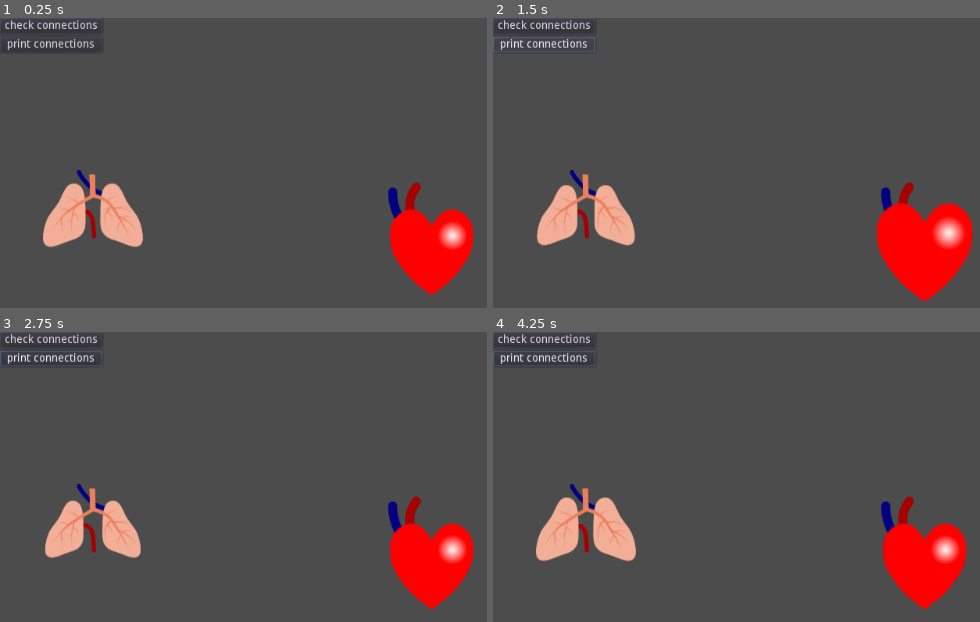
Above: before the commit, frames 1-4 (two rows, left to right).
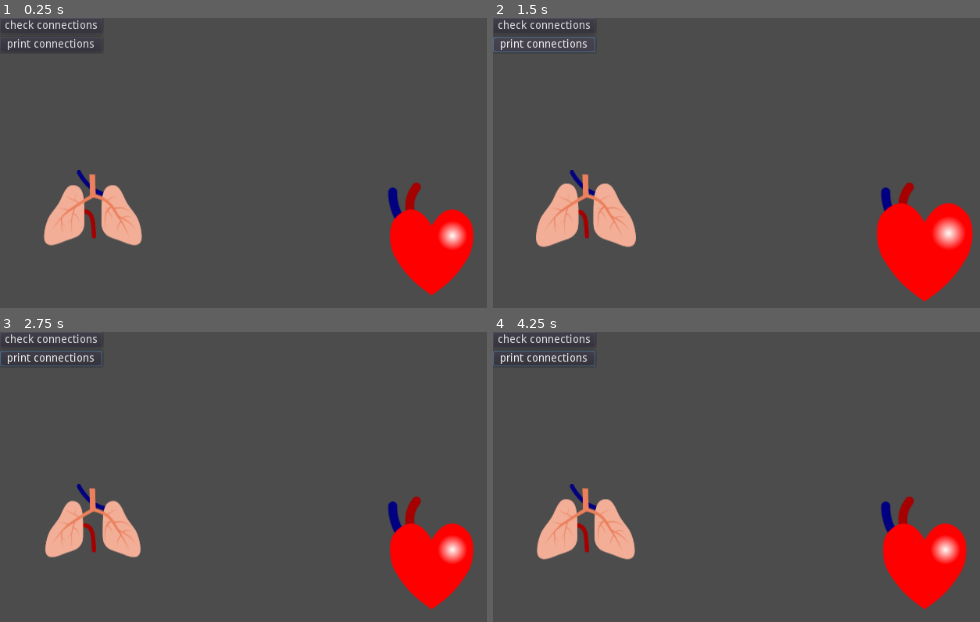
Above: after the commit, the same moments.

Repository: MathijsKeunen/Body-Builder
Game: Godot game, scene res://Main.tscn
Same seed, same stepped clock (60 frames per second), same inputs: the game is played once before the commit and once after it. The project has no main scene, so this scene is started directly.
Inputs (mouse positions are in pixels of both pictures, inside the frame that each line leads up to):
- Up to frame 1 (0.25 s): no input
- Up to frame 2 (1.5 s): click "check connections" at 0.5 s; click "print connections" at 1.25 s
- Up to frame 3 (2.75 s): move the mouse to (outside the picture) at 2.02 s; click (outside the picture) at 2.17 s
- Up to frame 4 (4.25 s): move the mouse to (731, 590) at 2.77 s; click (731, 590) at 2.92 s; move the mouse to (975, 462) at 3.52 s; click (975, 462) at 3.67 s

The runs differ from the first frame. In frame 1, 0.5% of the frame differs, in the area x 8-30%, y 56-79%; in frame 2, 0.5%; in frame 3, 0.1%; in frame 4, 0.5%.

Commit message:
added functionality to remove veins

Diff:
--- a/Main.tscn
+++ b/Main.tscn
@@ -77,6 +77,6 @@
 [node name="Organ" parent="Organ" index="0"]
 frames = SubResource( 11 )
 animation = "default"
-frame = 5
+frame = 6
 
 [editable path="Organ"]
--- a/VeinController.gd
+++ b/VeinController.gd
@@ -2,13 +2,15 @@
 class_name VeinController
 
 const snap_distance = pow(15, 2)
-const MIN_LENGTH = 5
+const MIN_LENGTH = 10
 
 export (int) var net_number = 0
 
-var active_vein: Line2D
+var active_vein: Vein
 var current_index: int
-var astar_index: int
+
+onready var cut_line := $cut_line
+
 var organ_connections: Dictionary
 
 var vein_scene = preload("res://Vein.tscn")
@@ -22,34 +24,40 @@
 		var p = _add_point(point)
 		organ_connections[p] = organ
 		organ.set_astar_index(net_number, p)
-#	for vein in get_children():
-#		if vein is Line2D:
-#			var a := _add_point(vein.points[0])
-#			var b := _add_point(vein.points[-1])
-#			astar.connect_points(a, b)
-#			vein.start_index = a
-#			vein.end_index = b
 
 
 func _unhandled_input(event: InputEvent):
 	if event is InputEventMouseButton:
-		if event.pressed:
-			var result = _get_closest_point(event.global_position)
-			var connection = result[0]
-			if connection is Organ:
-				var p = connection.get_astar_index(net_number)
-				var point = astar.get_point_position(p)
-				active_vein = _new_vein(point, p)
-				current_index = -1
+		active_vein = null
+		if event.button_index == BUTTON_LEFT:
+			if event.pressed:
+				var result = _get_closest_point(event.global_position)
+				var connection = result[0]
+				if connection is Organ:
+					var p = connection.get_astar_index(net_number)
+					var point = astar.get_point_position(p)
+					active_vein = _new_vein(point, p)
+					current_index = -1
+				else:
+					active_vein = connection
+					current_index = result[1]
+
+#			else:
+#				active_vein = null
+
+		elif event.button_index == BUTTON_RIGHT:
+			if event.pressed:
+				cut_line.add_point(event.global_position)
 			else:
-				active_vein = connection
-				current_index = result[1]
-
-		else:
-			active_vein = null
-
-	elif event is InputEventMouseMotion and event.pressure > 0:
-		if active_vein:
+				_cut_veins(cut_line)
+				cut_line.clear_points()
+
+	elif event is InputEventMouseMotion:
+		if event.button_mask == BUTTON_MASK_RIGHT:
+			var mouse_position = event.global_position
+			if cut_line.points[-1].distance_squared_to(mouse_position) > snap_distance:
+				cut_line.add_point(mouse_position)
+		elif event.button_mask == BUTTON_MASK_LEFT and active_vein:
 			# New vein started in the middle of another vein
 			if current_index > 0:
 				# Split the other vein in two smaller veins
@@ -106,7 +114,7 @@
 					astar.set_point_position(p, new_position)
 
 
-func _get_closest_point(point: Vector2) -> Array:
+func _get_closest_point(point: Vector2, with_endpoints:=true) -> Array:
 	"""
 	Finds a point in an existing vein that is within the snap_distance from the
 	given point. If there is no such point, returns [null, -1].
@@ -118,18 +126,20 @@
 	given point, returns a point of the first vein in get_children().
 	The return value is a list with the vein and the index of the found point.
 	"""
-	for p in organ_connections.keys():
-		var connection = astar.get_point_position(p)
-		if connection.distance_squared_to(point) < snap_distance:
-			return [organ_connections[p], -1]
+	if with_endpoints:
+		for p in organ_connections.keys():
+			var connection = astar.get_point_position(p)
+			if connection.distance_squared_to(point) < snap_distance:
+				return [organ_connections[p], -1]
 	for vein in self.get_children():
-		if vein is Line2D:
+		if vein is Vein:
 			var points: PoolVector2Array = vein.get_points()
-			# Check endpoints
-			if points[0].distance_squared_to(point) < snap_distance:
-				return [vein, 0]
-			if points[-1].distance_squared_to(point) < snap_distance:
-				return [vein, -1]
+			if with_endpoints:
+				# Check endpoints
+				if points[0].distance_squared_to(point) < snap_distance:
+					return [vein, 0]
+				if points[-1].distance_squared_to(point) < snap_distance:
+					return [vein,-1]
 
 			# Check non-endpoints
 			var best_point_index = -1
@@ -145,7 +155,7 @@
 	return [null, -1]
 
 
-func _endable(old: Line2D, old_index: int, new: Line2D, new_index: int) -> bool:
+func _endable(old: Line2D, old_index: int, new: Vein, new_index: int) -> bool:
 	if not old:
 		return false
 	if old_index > 0:
@@ -158,7 +168,7 @@
 	return new.points.size() >= MIN_LENGTH
 
 
-func _split_vein(vein: Line2D, p: int) -> Array:
+func _split_vein(vein: Vein, p: int) -> Array:
 	"""
 	Splits the given vein in two at position p. The two new veins both contain
 	the point at index p.
@@ -173,7 +183,7 @@
 	return [vein_start, vein_end]
 
 
-func _join_veins(first: Line2D, first_direction: int, second: Line2D, second_direction: int) -> void:
+func _join_veins(first: Vein, first_direction: int, second: Vein, second_direction: int) -> void:
 	"""
 	Joins the two given veins together. The directions indicate which end of the
 	points arrays should be joined, 0 means the left side, -1 the right side.
@@ -211,7 +221,7 @@
 	astar.add_point(i, point)
 	return i
 
-func _add_vein(vein: Line2D) -> void:
+func _add_vein(vein: Vein) -> void:
 	add_child(vein)
 	var start = vein.start_index
 	var end = vein.end_index
@@ -225,10 +235,8 @@
 			astar.connect_points(start, end)
 
 
-func _remove_vein(vein: Line2D) -> void:
+func _remove_vein(vein: Vein) -> void:
 	remove_child(vein)
-	if vein is Organ:
-		print("removed an organ")
 	var start = vein.start_index
 	var end = vein.end_index
 	var dummy = vein.dummy_index
@@ -244,7 +252,7 @@
 				astar.remove_point(p)
 
 
-func _new_vein(point: Vector2, p: int) -> Line2D:
+func _new_vein(point: Vector2, p: int) -> Vein:
 	var new_vein = vein_scene.instance()
 	new_vein.add_point(point)
 	new_vein.start_index = p
@@ -253,7 +261,7 @@
 	return new_vein
 
 
-func _branch_vein(vein: Line2D, index: int) -> Line2D:
+func _branch_vein(vein: Vein, index: int) -> Vein:
 	var point = vein.points[index]
 	var p = _add_point(point)
 	var new_vein = _new_vein(point, p)
@@ -272,7 +280,7 @@
 	return new_vein
 
 
-func _merge_veins(new: Line2D, direction: int, old: Line2D, index: int) -> void:
+func _merge_veins(new: Vein, direction: int, old: Vein, index: int) -> void:
 	var point = old.points[index]
 	new.add_point(point, direction)
 	var p = new.start_index if direction == 0 else new.end_index
@@ -304,9 +312,26 @@
 	_remove_vein(vein)
 
 
+func _cut_veins(cut: Line2D) -> void:
+	for point in cut.points:
+		var result := _get_closest_point(point, false)
+		var vein: Vein = result[0]
+		if vein:
+			_remove_vein(vein)
+	for vein in get_children():
+		if vein is Vein:
+			var p = vein.start_index
+			var connected := false
+			for o in organ_connections.keys():
+				if p == o or astar.get_id_path(p, o).size() > 0:
+					connected = true
+			if not connected:
+				_remove_vein(vein)
+
+
 func _check_connections():
 	for vein in get_children():
-		if vein is Line2D:
+		if vein is Vein:
 			var start = vein.start_index
 			var end = vein.end_index
 			var dummy = vein.dummy_index
--- a/VeinController.tscn
+++ b/VeinController.tscn
@@ -28,5 +28,7 @@
 __meta__ = {
 "_edit_use_anchors_": false
 }
+
+[node name="cut_line" type="Line2D" parent="."]
 [connection signal="pressed" from="VBoxContainer/Button" to="." method="_check_connections"]
 [connection signal="pressed" from="VBoxContainer/Button2" to="." method="_print_connections"]
